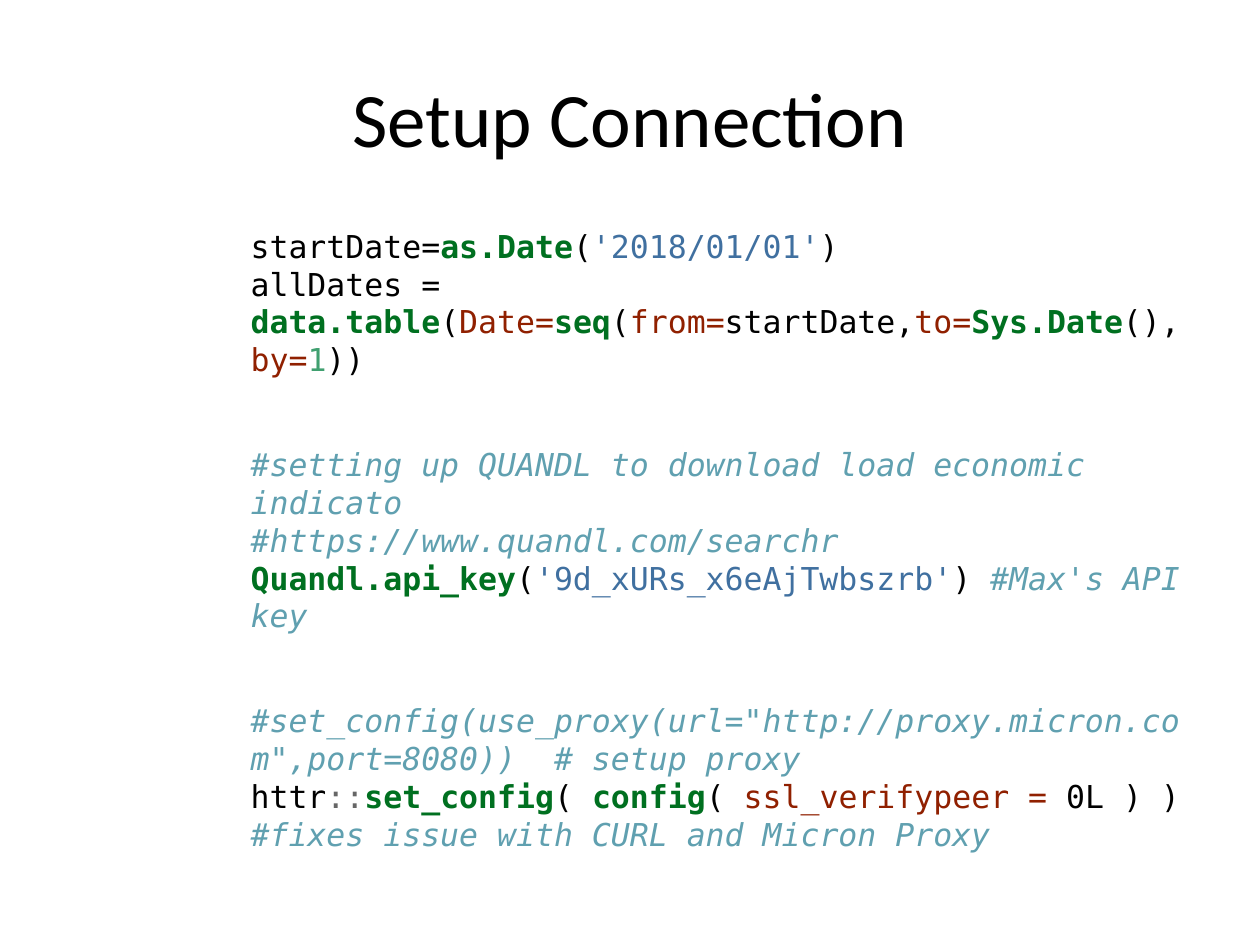
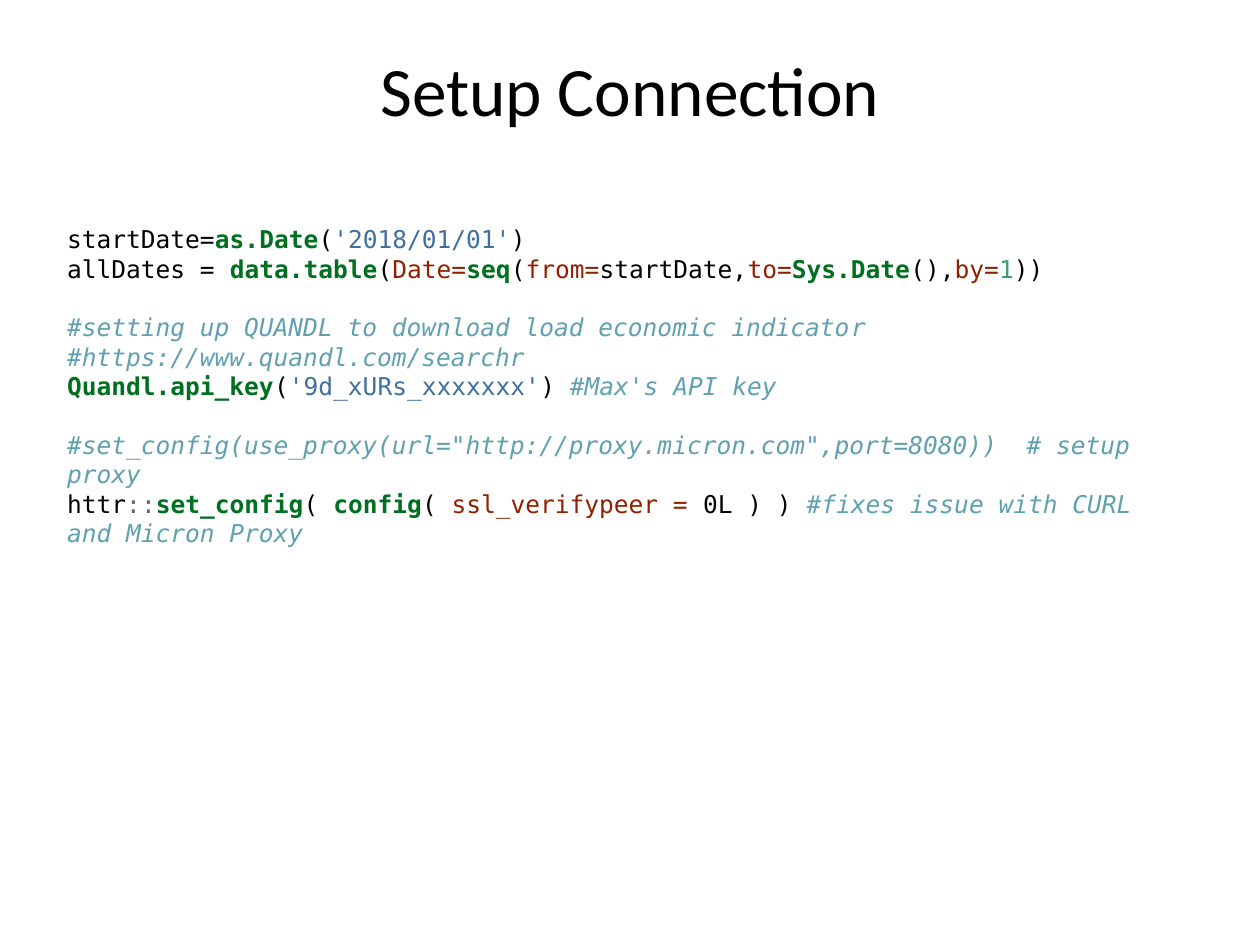
Before and after one commit to maxmoro/MSDS_DoingDataScience_HW, a slide deck: slide 3 of Video-04/DatFromAPI.pptx (slide 4 before the commit). Drawn at 1260x945 pixels with LibreOffice and Linux fonts; fonts in the diff are those of the drawing. Boxes give left, top, right and bottom in pixels: in the first picture for what was removed or moved away, otherwise in the second. Text is boxed around its words. In the diff, an @@ line names an element or a change of style, - is before the commit and + after.

```diff
--- a/Video-04/DatFromAPI.pptx
+++ b/Video-04/DatFromAPI.pptx
@@ title "Setup Connection" at [380, 68, 879, 128]: size 44 to 39.6 pt @@
@@ text at [67, 229, 1131, 547]: text changed; size 18 to 14 pt @@
-startDate=as.Date('2018/01/01')
-allDates = data.table(Date=seq(from=startDate,to=Sys.Date(),by=1))
-#setting up QUANDL to download load economic indicato
-#https://www.quandl.com/searchr
-Quandl.api_key('9d_xURs_x6eAjTwbszrb') #Max's API key
-#set_config(use_proxy(url="http://proxy.micron.com",port=8080)) # setup proxy
-httr::set_config( config( ssl_verifypeer = 0L ) ) #fixes issue with CURL and Micron Proxy
+startDate=as.Date('2018/01/01')
+allDates = data.table(Date=seq(from=startDate,to=Sys.Date(),by=1))
+#setting up QUANDL to download load economic indicator
+#https://www.quandl.com/searchr
+Quandl.api_key('9d_xURs_xxxxxxx') #Max's API key
+#set_config(use_proxy(url="http://proxy.micron.com",port=8080)) # setup proxy
+httr::set_config( config( ssl_verifypeer = 0L ) ) #fixes issue with CURL and Micron Proxy
```
Also in this commit, not shown: 3 other slides changed, 2 slides removed, 5 other files.
